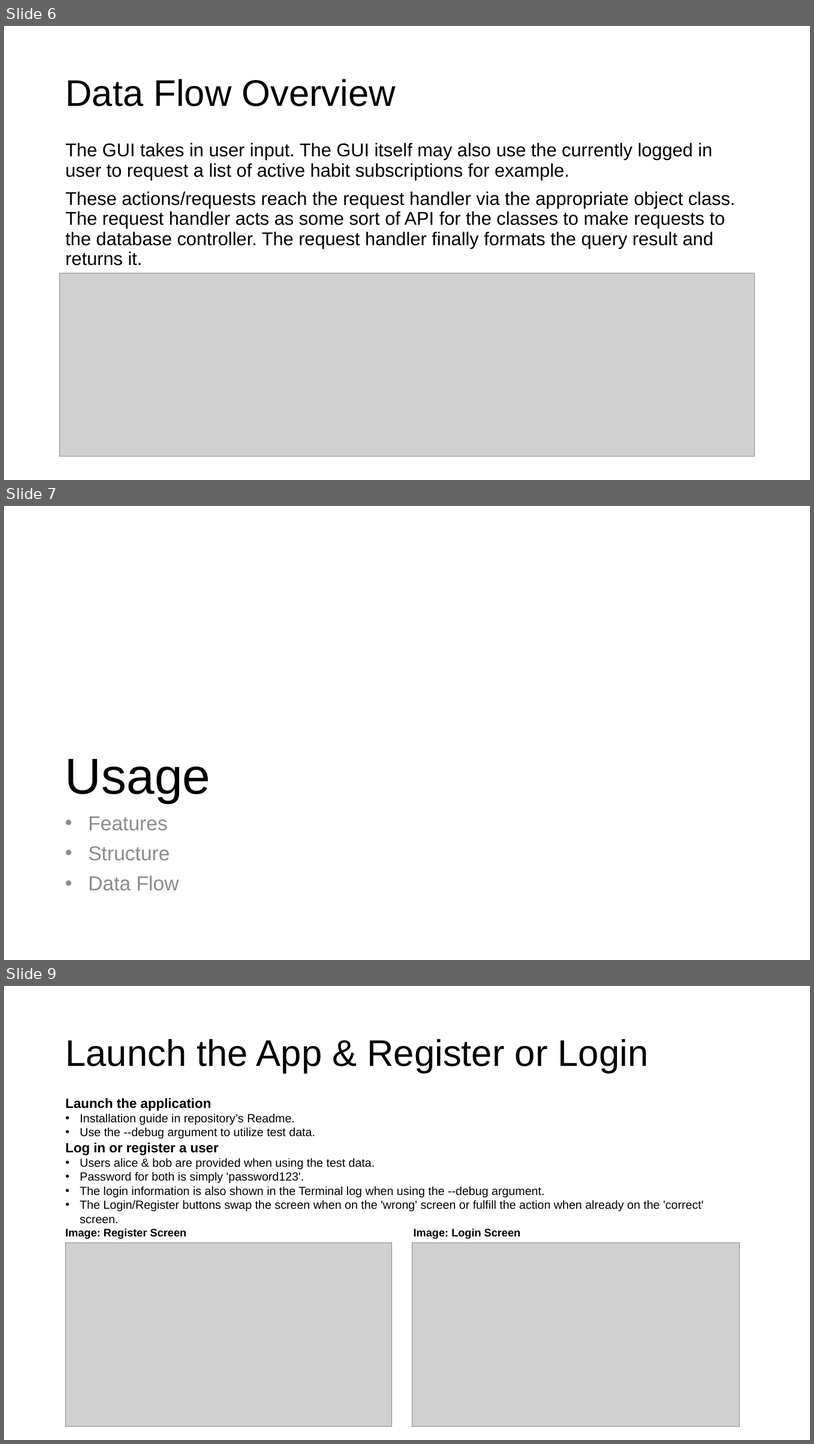
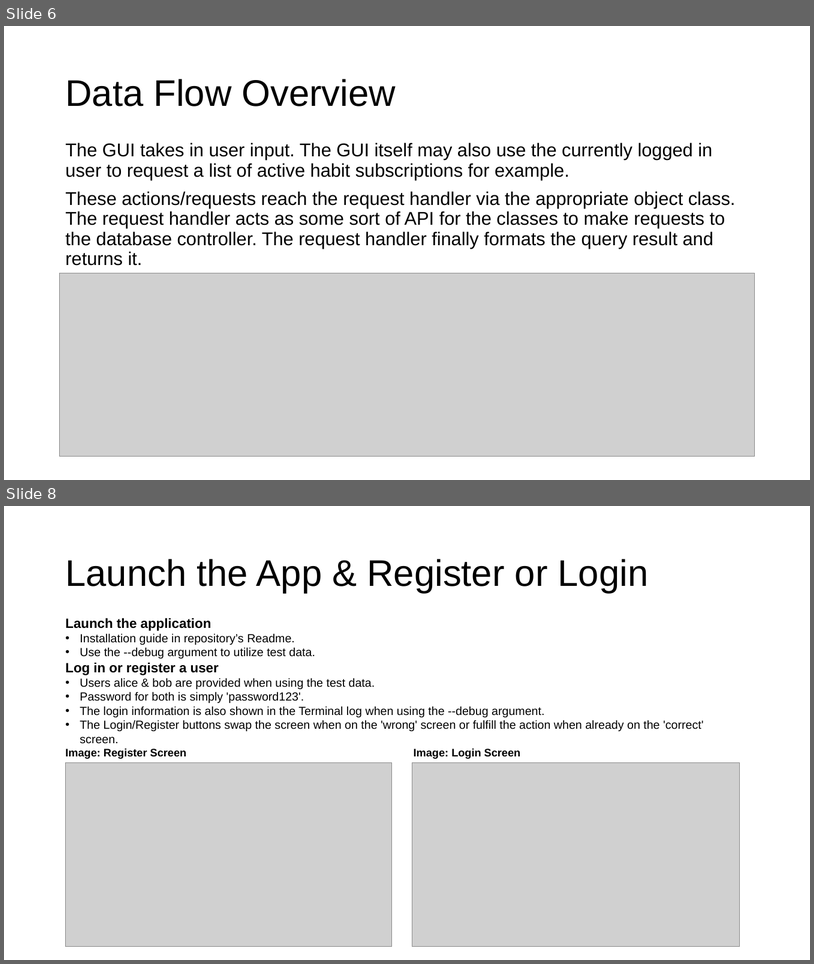
Before and after one commit to LeftEmpty/habit_tracker, a slide deck: docs/documentation.pptx. Shown one above the other, each under a label of ours: slides 6, 7 and 9 before the commit, slides 6 and 8 after it; the slides between them are not shown. The pictures are 814x1444 and 814x964 pixels, drawn with LibreOffice and Linux fonts; fonts in the diff are those of the drawing; grey boxes stand for pictures. Boxes give left, top, right and bottom in pixels: in the first picture for what was removed or moved away, otherwise in the second. Text is boxed around its words. In the diff, an @@ line names an element or a change of style, - is before the commit and + after.

```diff
--- a/docs/documentation.pptx
+++ b/docs/documentation.pptx
@@ slide 7 removed at (4, 506, 810, 960), background #FFFFFF @@
@@ title removed at (65, 759, 211, 803) @@
-Usage
@@ text removed at (88, 816, 179, 890) @@
-• Features
-• Structure
-• Data Flow
@@ what was slide 9 is now slide 8 @@
```
Also in this commit, not shown: 2 slides changed, 1 other file.
